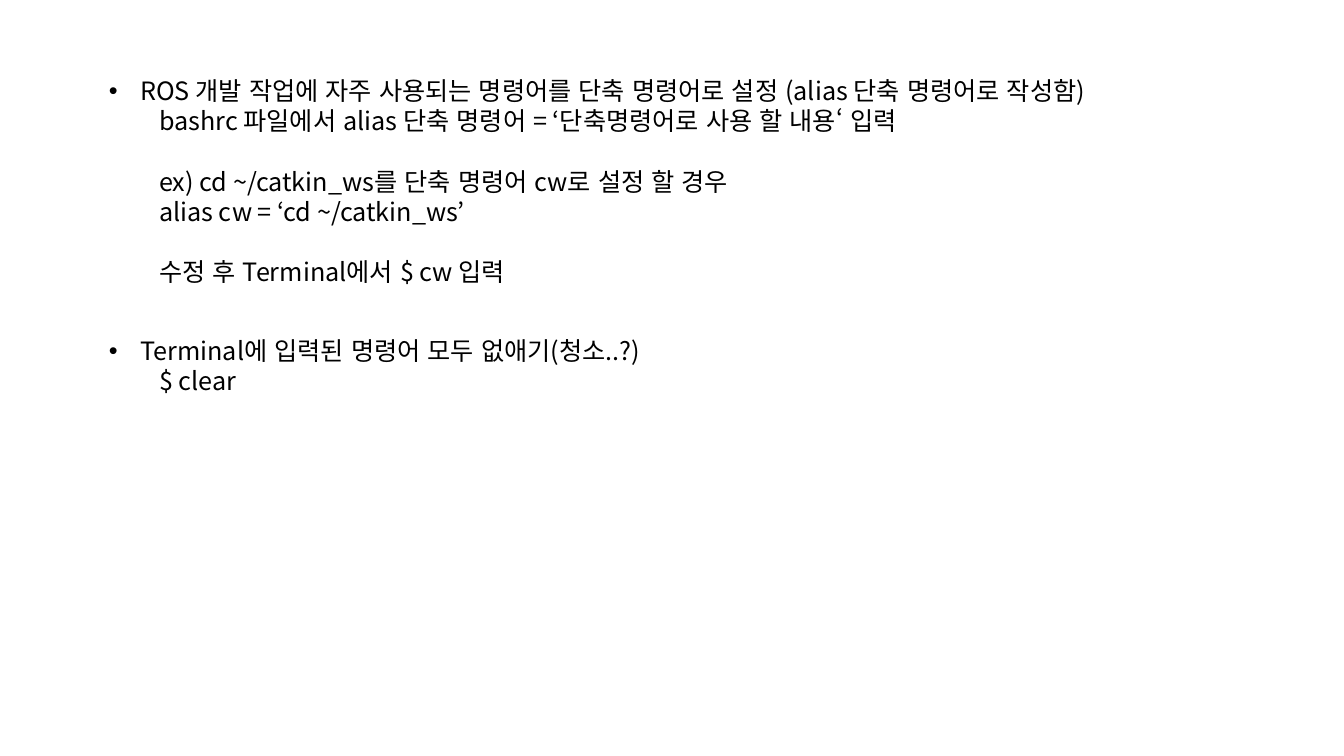
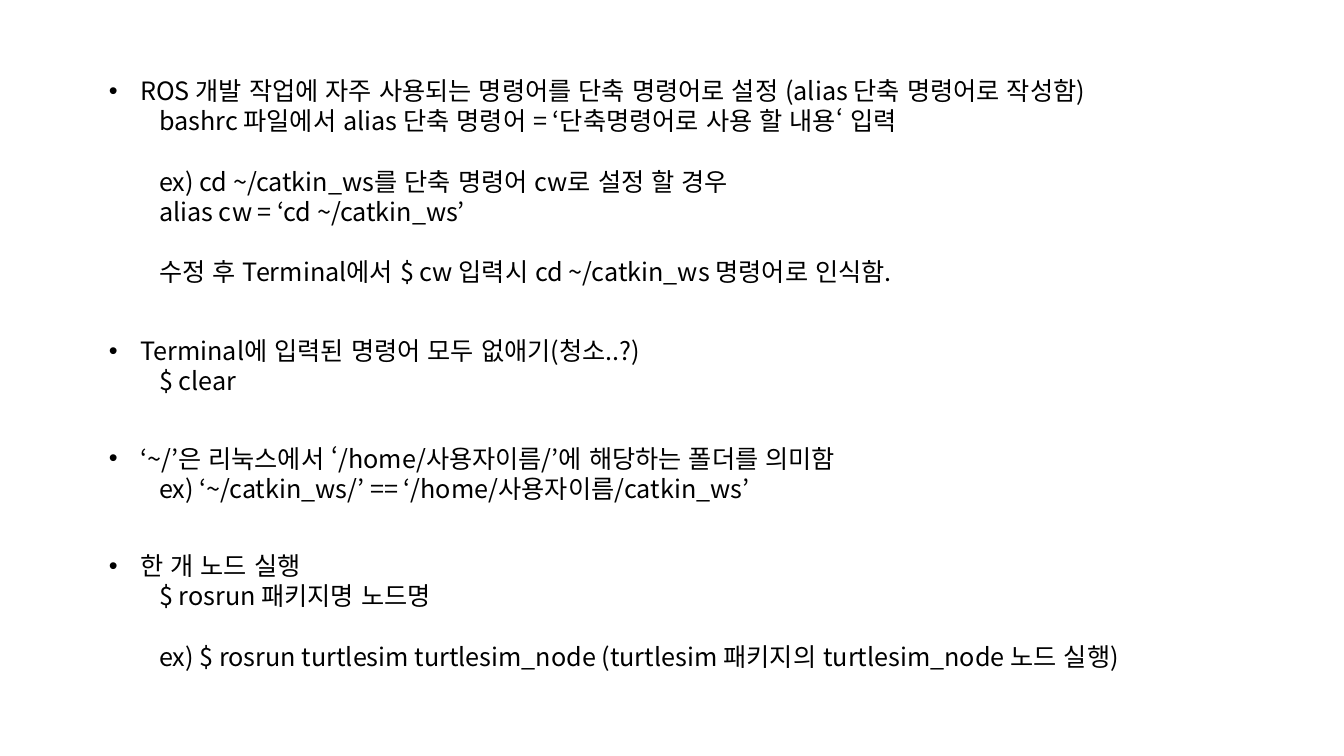
Before and after one commit to choeunyoung0208/silverzero, a slide deck: slide 3 of Turtlebot/Ubuntu & ROS.pptx. Drawn at 1344x756 pixels with LibreOffice and Linux fonts; fonts in the diff are those of the drawing. Boxes give left, top, right and bottom in pixels: in the first picture for what was removed or moved away, otherwise in the second. Text is boxed around its words. In the diff, an @@ line names an element or a change of style, - is before the commit and + after.

```diff
--- a/Turtlebot/Ubuntu & ROS.pptx
+++ b/Turtlebot/Ubuntu & ROS.pptx
@@ text at (159,260,892,286): text changed @@
-  수정 후 Terminal에서 $ cw 입력
+  수정 후 Terminal에서 $ cw 입력시 cd ~/catkin_ws 명령어로 인식함.
@@ text added at (140,446,835,503), 18 pt, text #000000 @@
+• ‘~/’은 리눅스에서 ‘/home/사용자이름/’에 해당하는 폴더를 의미함
+  ex) ‘~/catkin_ws/’ == ‘/home/사용자이름/catkin_ws’
@@ text added at (140,554,1119,671), 18 pt, text #000000 @@
+• 한 개 노드 실행
+  $ rosrun 패키지명 노드명
+  ex) $ rosrun turtlesim turtlesim_node (turtlesim 패키지의 turtlesim_node 노드 실행)
```
Also in this commit, not shown: 2 other slides changed, 4 slides added, 1 other file.
